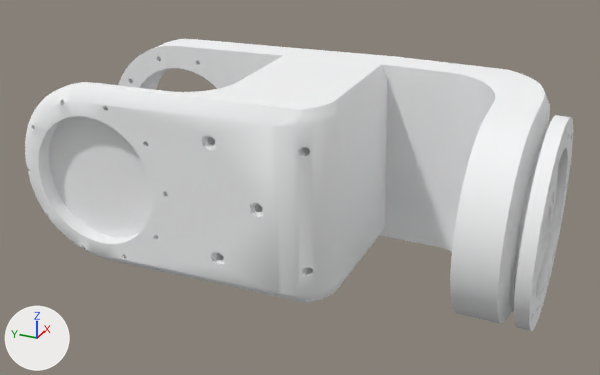
The OBJ model GMR_Wato/humanoid_urdf/meshes/l_thigh_2.obj as it was, and as the next commit left it.
Before and after are seen from a 50 mm camera at (-283.0, -746.0, 211.0) aimed at (157.0, -547.0, -9.0). The lights are fixed; the arrows at lower left show +X, +Y and +Z. The picture after the commit comes second. Where no turn or scale is listed for an object, it has been applied to the vertices. Vertices at exactly the same position are counted once.

In view in the first picture: 'l_thigh_2'.
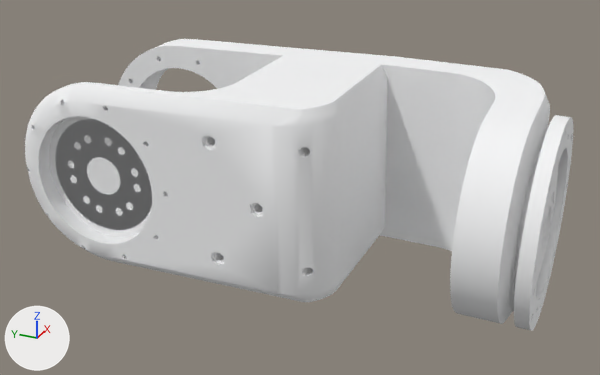
Pixel boxes [x1, y1, x2, y2] of what changed, in the pictures (600 x 375 px):
part 1 of me_l_thigh_2, added
    after: [55, 119, 152, 230]

Edits to the bpy script that builds the scene:
```text
Change me_l_thigh_2:
    used by ob_l_thigh_2; location = (0.0, 0.0, 0.0)
    remove me_l_thigh_2.from_pydata(...)  # 14111 vertices, 29467 faces; spans x 91.0..228.0, y -704.0..-376.0, z -60.0..65.0
    add me_l_thigh_2.from_pydata(...)  # 14677 vertices, 30647 faces; spans x 91.0..228.0, y -704.0..-376.0, z -60.0..65.0
    me_l_thigh_2 part 1: a new loose piece of 566 vertices spanning x 103.0..132.0, y -473.0..-399.0, z -37.0..37.0, in mat_l_thigh_2 (white #f6f7f8)
```
